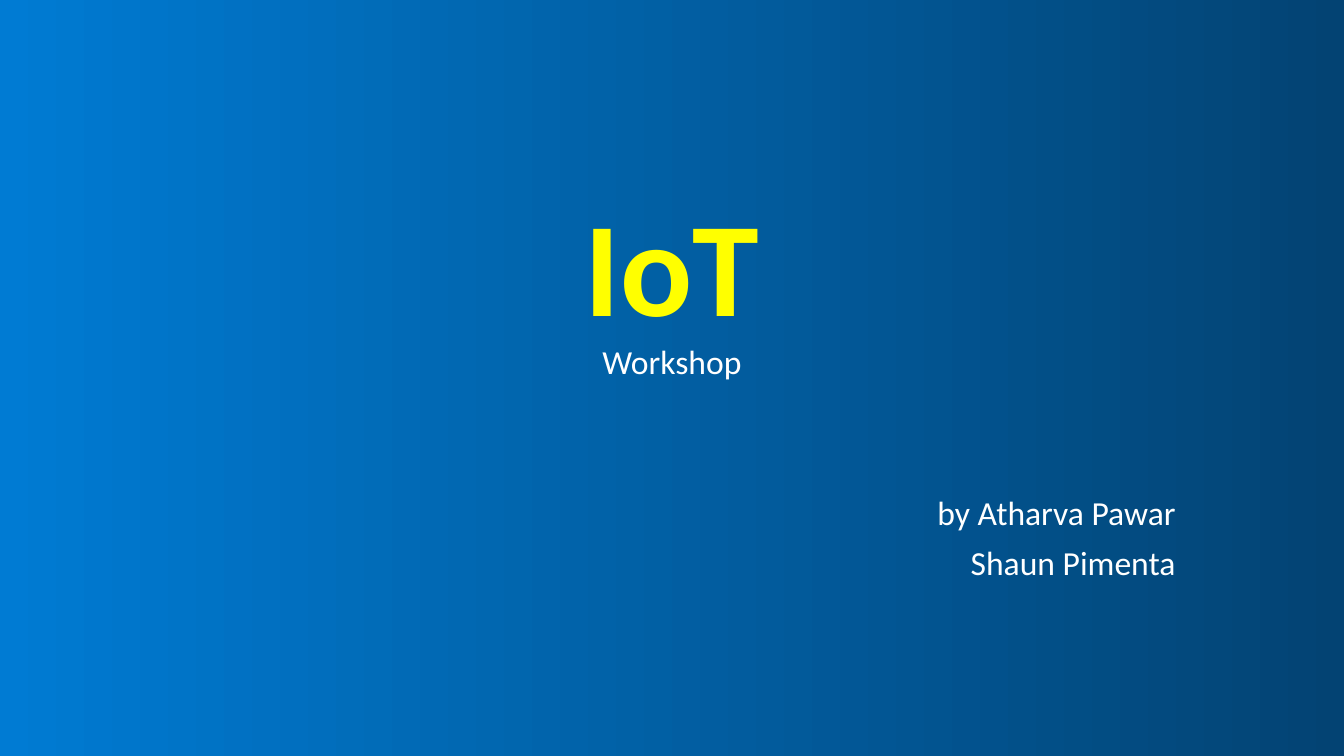
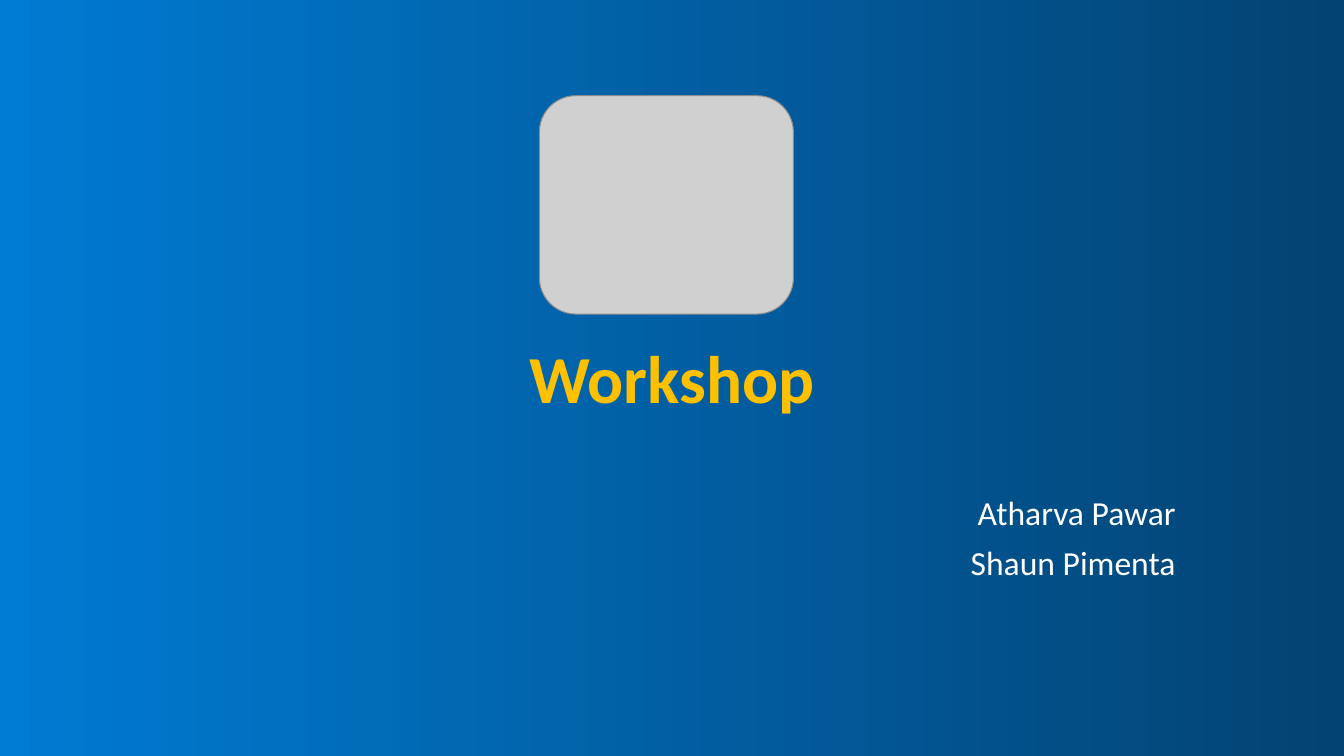
Before and after one commit to AtharvaPawar456/IoT-Workshop---ESP32, a slide deck: slide 1 of IoT Workshop.pptx. Drawn at 1344x756 pixels with LibreOffice and Linux fonts; fonts in the diff are those of the drawing; grey boxes stand for pictures. Boxes give left, top, right and bottom in pixels: in the first picture for what was removed or moved away, otherwise in the second. Text is boxed around its words. In the diff, an @@ line names an element or a change of style, - is before the commit and + after.

```diff
--- a/IoT Workshop.pptx
+++ b/IoT Workshop.pptx
@@ picture added at (x1=539, y1=96, x2=793, y2=315) @@
@@ title at (x1=529, y1=356, x2=814, y2=414): text changed; size 24 to 48 pt; text colour #FFFFFF to #FFC000; bold on @@
-IoT
-Workshop
+Workshop
@@ subtitle at (x1=978, y1=501, x2=1176, y2=526): text changed @@
-by Atharva Pawar
+Atharva Pawar
```
Also in this commit, not shown: 1 other slide changed, 2 slides added, 2 other files.
